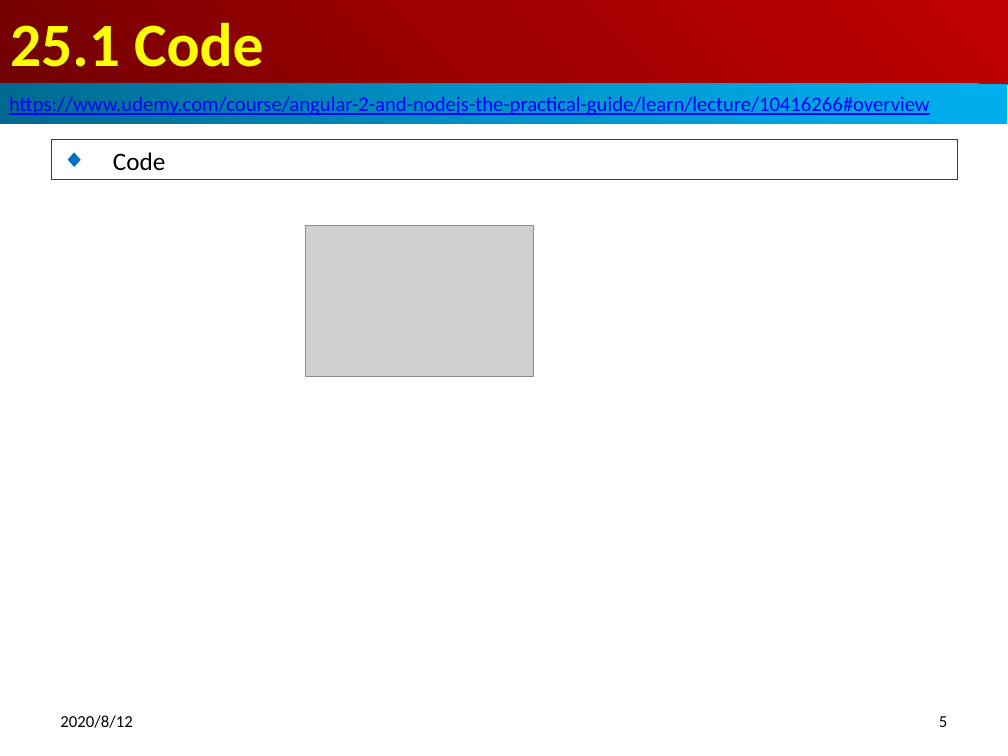
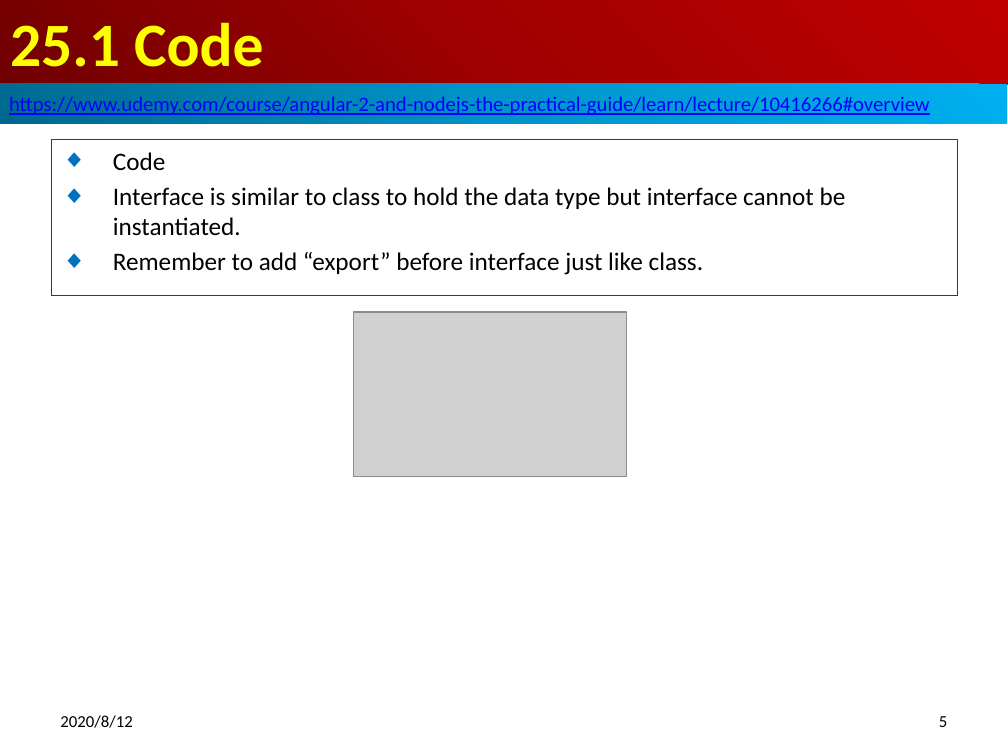
Before and after one commit to peterhchen/900_MEAN_Proj, a slide deck: slide 5 of Sec02_025_PostModel.pptx. Drawn at 1008x756 pixels with LibreOffice and Linux fonts; fonts in the diff are those of the drawing; grey boxes stand for pictures. Boxes give left, top, right and bottom in pixels: in the first picture for what was removed or moved away, otherwise in the second. Text is boxed around its words. In the diff, an @@ line names an element or a change of style, - is before the commit and + after.

```diff
--- a/Sec02_025_PostModel.pptx
+++ b/Sec02_025_PostModel.pptx
@@ subtitle "Code": place and size @@
-subtitle "Code" at [51,140,958,179]
+subtitle "Code" at [51,140,958,295]
@@ subtitle at [113,187,846,275]: paragraphs added @@
+◆ Interface is similar to class to hold the data type but interface cannot be instantiated.
+◆ Remember to add “export” before interface just like class.
@@ picture removed at [305,226,533,377] @@
@@ picture added at [353,312,626,478] @@
```
Also in this commit, not shown: 37 other files.
